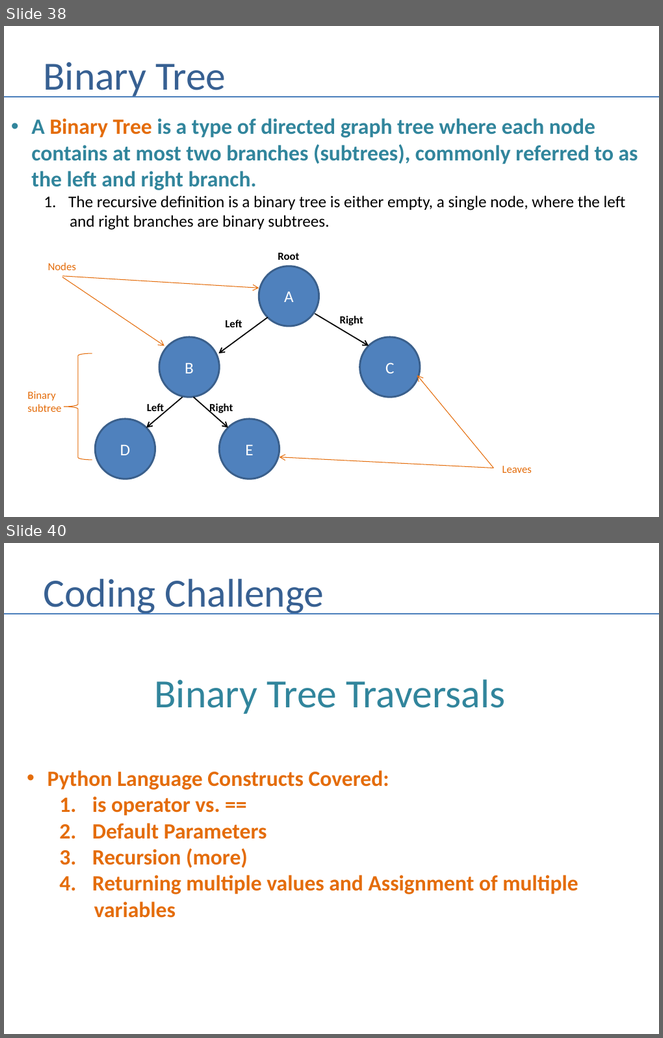
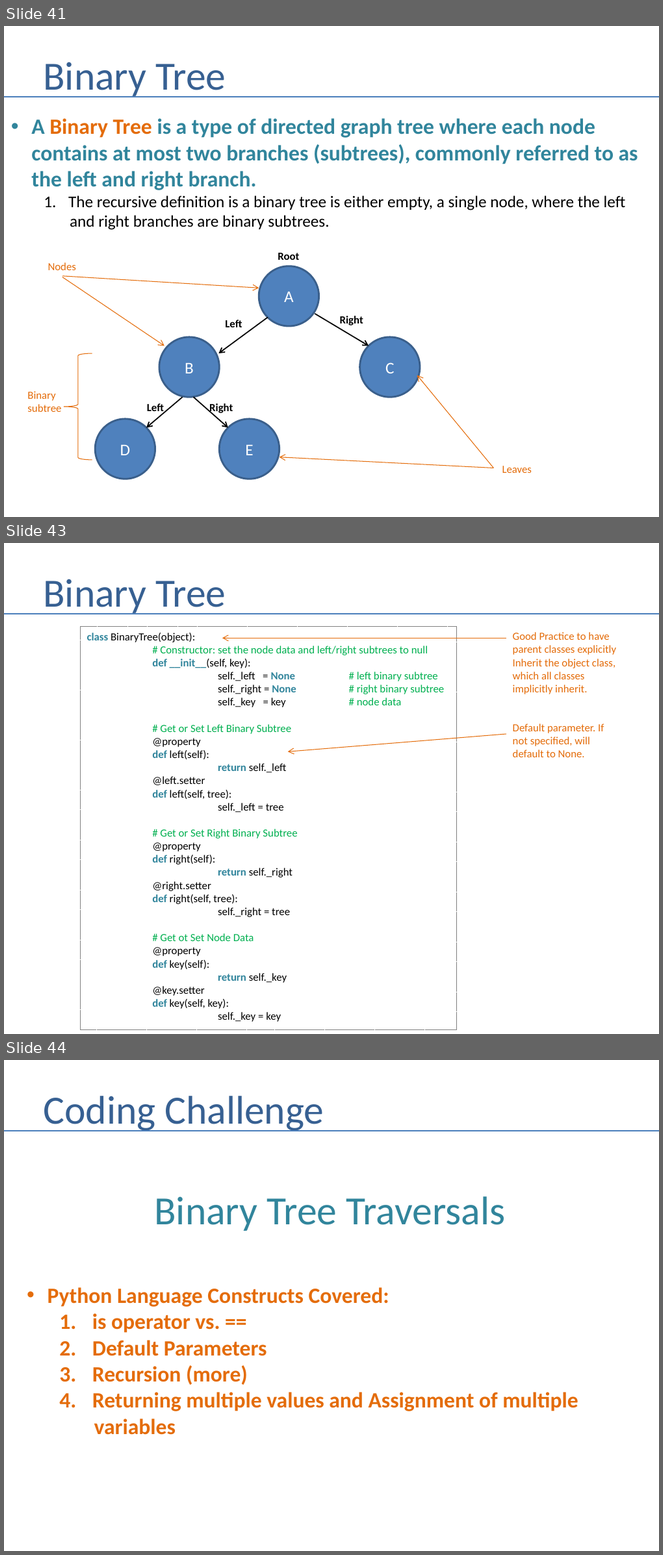
Before and after one commit to andrewferlitsch/Portland-Data-Science-Group, a slide deck: Presentations/Whiteboarding.pptx. Shown one above the other, each under a label of ours: slides 38 and 40 before the commit, slides 41, 43 and 44 after it; the slides between them are not shown. The pictures are 663x1038 and 663x1555 pixels, drawn with LibreOffice and Linux fonts; fonts in the diff are those of the drawing. Boxes give left, top, right and bottom in pixels: in the first picture for what was removed or moved away, otherwise in the second. Text is boxed around its words. In the diff, an @@ line names an element or a change of style, - is before the commit and + after.

Commit message:
update binary tree

```diff
--- a/Presentations/Whiteboarding.pptx
+++ b/Presentations/Whiteboarding.pptx
@@ slide 43 added at [4,543,659,1034], background #FFFFFF @@
@@ title added at [43,579,226,615], 44 pt, text #376092 @@
+Binary Tree
@@ line added from (4, 614) to (659, 614), #4B7EBC 1.5 pt @@
@@ rectangle added at [81,626,458,1030], outline #808080 0.75 pt dashed, 12 pt, text #000000 @@
+class BinaryTree(object):
+# Constructor: set the node data and left/right subtrees to null
+def __init__(self, key):
+self._left = None # left binary subtree
+self._right = None # right binary subtree
+self._key = key # node data
+# Get or Set Left Binary Subtree
+@property
+def left(self):
+return self._left
+@left.setter
+def left(self, tree):
+self._left = tree
+# Get or Set Right Binary Subtree
+@property
+def right(self):
+return self._right
+@right.setter
+def right(self, tree):
+self._right = tree
+# Get ot Set Node Data
+@property
+def key(self):
+return self._key
+@key.setter
+def key(self, key):
+self._key = key
@@ arrow added from (506, 638) to (222, 638), #E46C0A 0.75 pt @@
@@ text added at [513,632,616,694], 12 pt, text #E46C0A @@
+Good Practice to have parent classes explicitly
+Inherit the object class,
+which all classes implicitly inherit.
@@ arrow added from (506, 734) to (287, 752), #E46C0A 0.75 pt @@
@@ text added at [513,724,604,757], 12 pt, text #E46C0A @@
+Default parameter. If not specified, will default to None.
@@ what was slide 38 is now slide 41 @@
@@ what was slide 40 is now slide 44 @@
```
Also in this commit, not shown: 11 slides changed, 5 other slides added, 1 slide removed, 4 other files.
